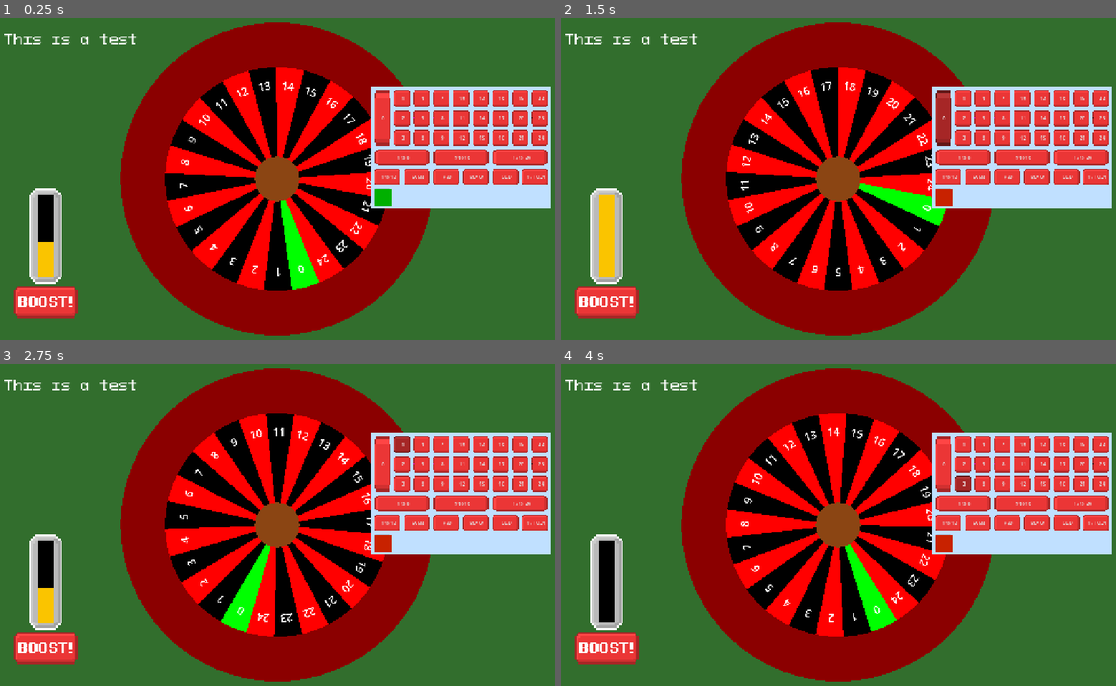
Above: before the commit, frames 1-4 (two rows, left to right).
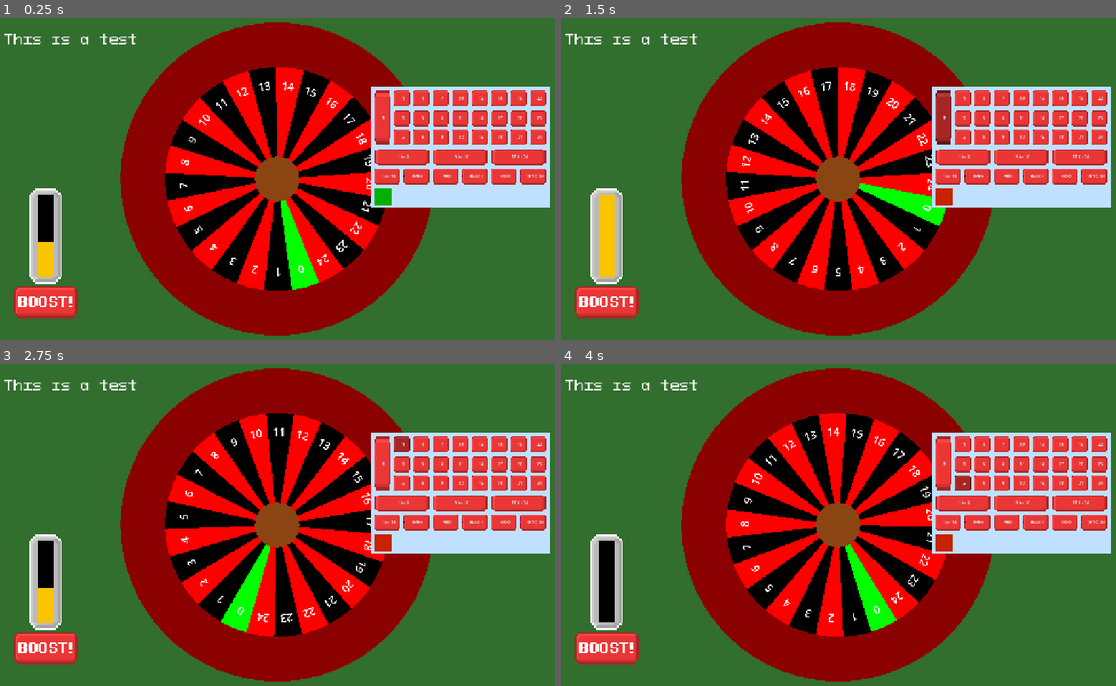
Above: after the commit, the same moments.

Repository: DuneRanger/Very-Serious-GameJam-2026
Game: Godot game, scene res://scenes/game/game_scene/game_scene.tscn
The game is run twice, just before and just after one commit, with the same random seed, the same clock (stepped at 60 frames per second) and the same inputs. The engine's default icon, where the game draws it, is replaced by a stand-in: a white triangle on a blue panel in a dark square.
Inputs (mouse positions are in pixels of both pictures, inside the frame that each line leads up to; where the layout moved, square brackets give the same spot in the first picture):
- Up to frame 1 (0.25 s): no input
- Up to frame 2 (1.5 s): click (943, 195) [943, 198] at 0.5 s; click "0" at 1.25 s
- Up to frame 3 (2.75 s): click "1" at 2 s
- Up to frame 4 (4 s): click "2" at 2.75 s; click "3" at 3.5 s

The runs differ from the first frame. In frame 1, 2.0% of the frame differs, in the area x 66-100%, y 21-60%; in frame 2, 2.0%; in frame 3, 2.0%; in frame 4, 2.0%.

Commit message:
Made the background size the main parameter for the betting table size

Diff:
--- a/scenes/game/game_scene/betting_system/betting_system.gd
+++ b/scenes/game/game_scene/betting_system/betting_system.gd
@@ -2,7 +2,7 @@
 
 @export var bet_button_scene: PackedScene
 @export var bet_button_label: PackedScene
-@export var button_size: float
+@export var background_width: float
 @export var padding: float
 
 var bets = {}
@@ -12,6 +12,9 @@
 var col_count : int = 8
 var increment = 1
 var buttons : Array[Button] = []
+
+var button_size : float
+var background_height : float
 
 var game_manager;
 
@@ -115,10 +118,6 @@
 	$IncrementToggle.position = Vector2(0.0, (button_size + padding) * (row_count + 2))
 
 
-func resize_background() -> void:
-	$Background.size.x = button_size * 9 + padding * 10
-	$Background.size.y = button_size * 6 + padding * 7
-
 func pad_all_buttons() -> void:
 	var pad_vect = Vector2(padding, padding)
 	for b in buttons:
@@ -134,11 +133,13 @@
 		bets[b.button_id] = 0
 
 func _ready() -> void:
+	button_size = (background_width - padding * (col_count + 2)) / (col_count + 1)
+	background_height = (row_count + 3) * button_size + (row_count + 4) * padding
+	$Background.size = Vector2(background_width, background_height)
 	make_buttons()
 	init_bets()
 	pad_all_buttons()
 	connect_buttons()
-	resize_background()
 
 
 func _process(delta: float) -> void:
--- a/scenes/game/game_scene/betting_system/betting_system.tscn
+++ b/scenes/game/game_scene/betting_system/betting_system.tscn
@@ -9,12 +9,10 @@
 script = ExtResource("1_dp4ot")
 bet_button_scene = ExtResource("2_gf42j")
 bet_button_label = ExtResource("3_njhud")
-button_size = 36.0
+background_width = 400.0
 padding = 8.0
 
 [node name="Background" type="ColorRect" parent="." unique_id=286948862]
-offset_right = 400.0
-offset_bottom = 300.0
 color = Color(0.75110257, 0.87685895, 1.0102729, 1)
 
 [node name="IncrementToggle" type="Button" parent="." unique_id=610838021]
